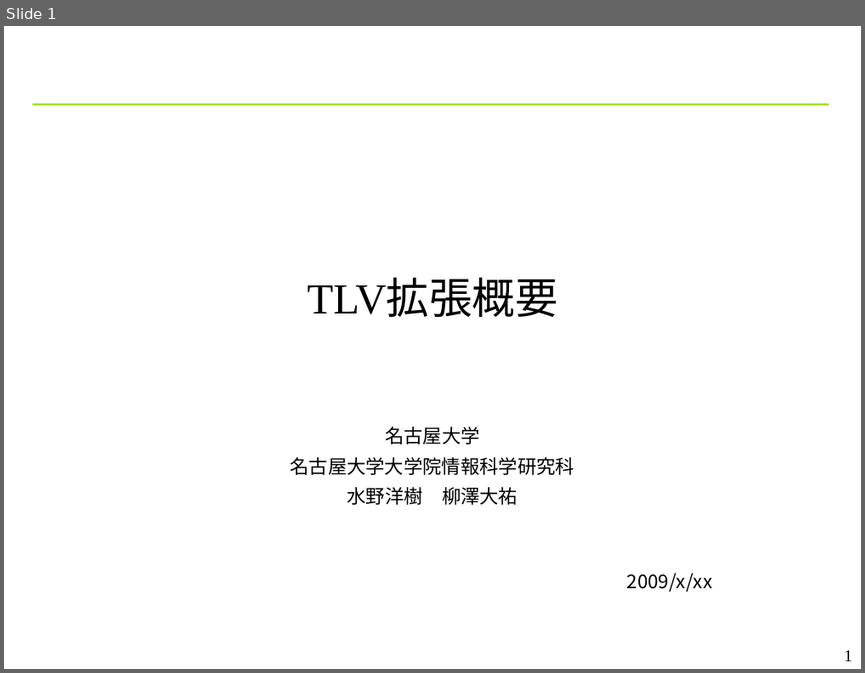
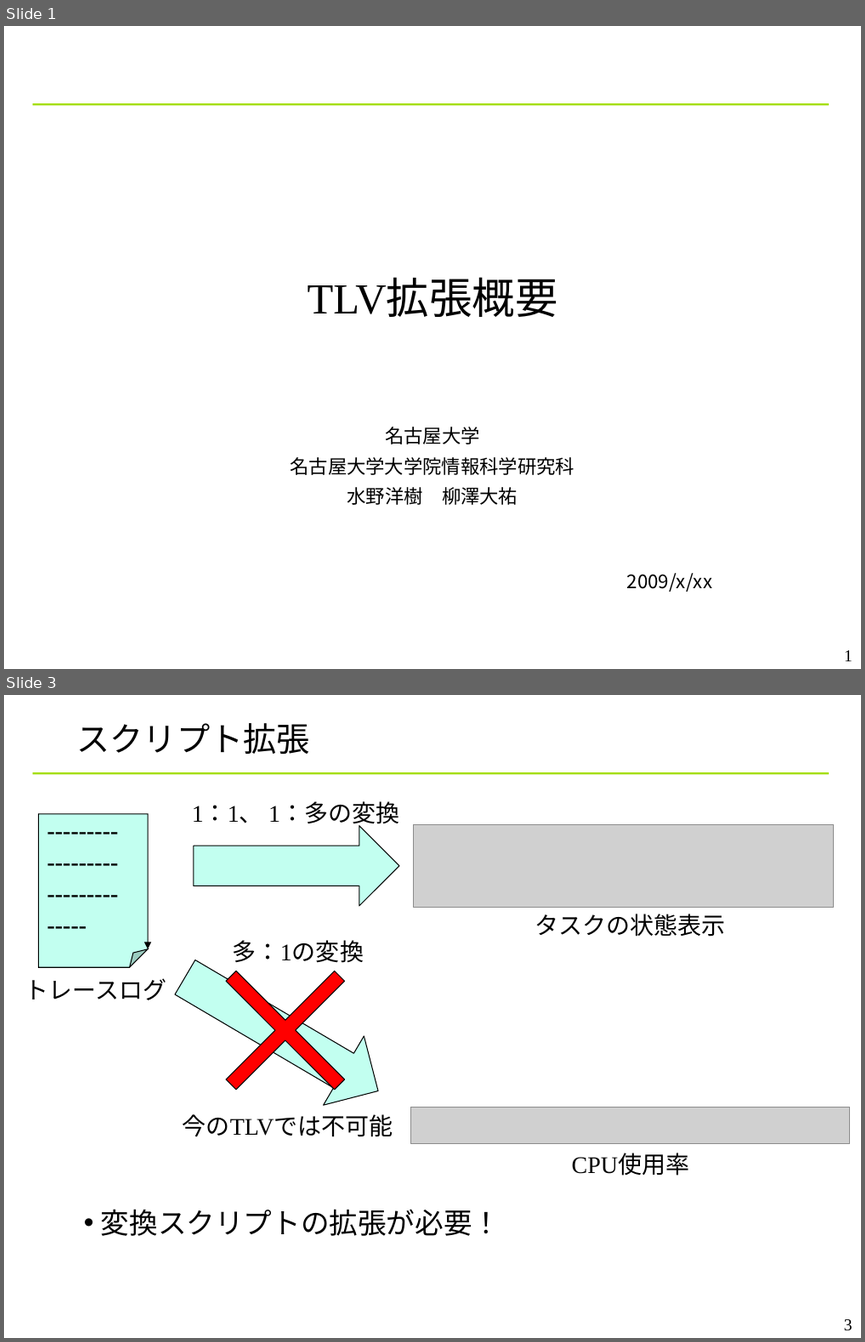
Before and after one commit to YixiaoLi/tlv4mc, a slide deck: doc/phase4/toppers_conference.ppt. Shown one above the other, each under a label of ours: slide 1 before the commit, slides 1 and 3 after it; the slides between them are not shown. The pictures are 865x673 and 865x1342 pixels, drawn with LibreOffice and Linux fonts; fonts in the diff are those of the drawing; grey boxes stand for pictures; background and template pictures are left out. Boxes give left, top, right and bottom in pixels: in the first picture for what was removed or moved away, otherwise in the second. Text is boxed around its words. In the diff, an @@ line names an element or a change of style, - is before the commit and + after.

```diff
--- a/doc/phase4/toppers_conference.ppt
+++ b/doc/phase4/toppers_conference.ppt
@@ slide 3 added at (4,695,861,1338), background #FFFFFF; not listed: 1 template element that a slide beside it also shows @@
@@ title added at (77,723,310,754), 28 pt, text #000000 @@
+スクリプト拡張
@@ folded corner added at (38,814,147,968), fill #C2FFF0, outline #000000 0.74 pt, 20 pt, text #000000, bold @@
+---------
+---------
+---------
+-----
@@ text added at (192,804,399,827), 20 pt, text #000000 @@
+1：1、 1：多の変換
@@ down arrow added at (194,825,399,906), fill #C2FFF0, outline #000000 0.74 pt @@
@@ picture added at (414,824,834,907) @@
@@ text added at (534,913,725,936), 20 pt, text #000000 @@
+タスクの状態表示
@@ down arrow added at (165,943,398,1125), fill #C2FFF0, outline #000000 0.74 pt @@
@@ freeform shape added at (181,925,390,1134), fill #FF0000, outline #000000 0.74 pt @@
@@ text added at (233,940,364,963), 20 pt, text #000000 @@
+多：1の変換
@@ text added at (24,978,166,1000), 20 pt, text #000000 @@
+トレースログ
@@ text added at (182,1114,393,1137), 20 pt, text #000000 @@
+今のTLVでは不可能
@@ picture added at (410,1107,850,1144) @@
@@ text added at (572,1154,690,1175), 20 pt, text #000000 @@
+CPU使用率
@@ text added at (101,1208,500,1236), 24 pt, text #000000 @@
+• 変換スクリプトの拡張が必要！
@@ page number added at (844,1319,852,1331), 14 pt, text #000000 @@
+3
```
Also in this commit, not shown: 2 slides changed, 2 other slides added, 1 slide removed, 1 other file.
